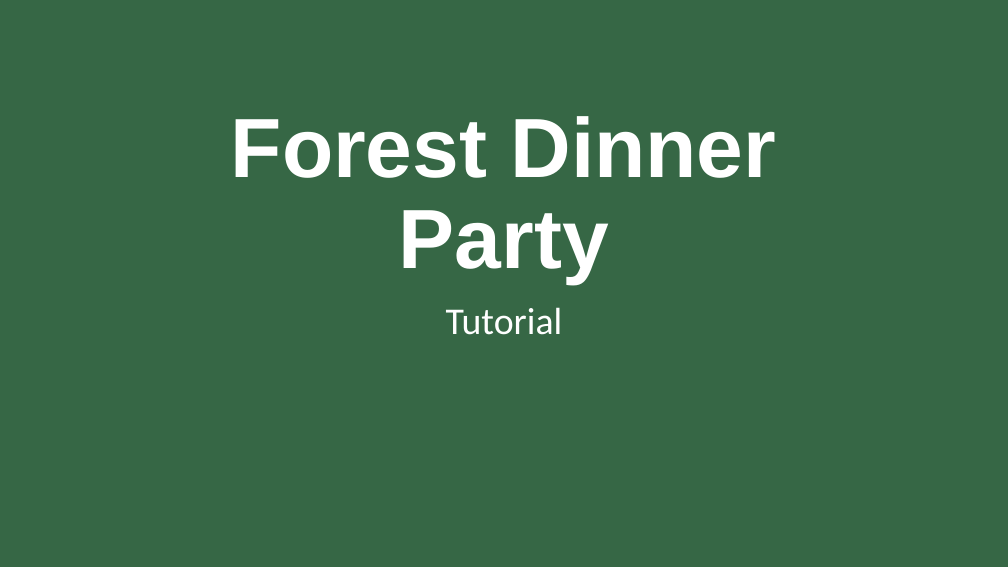
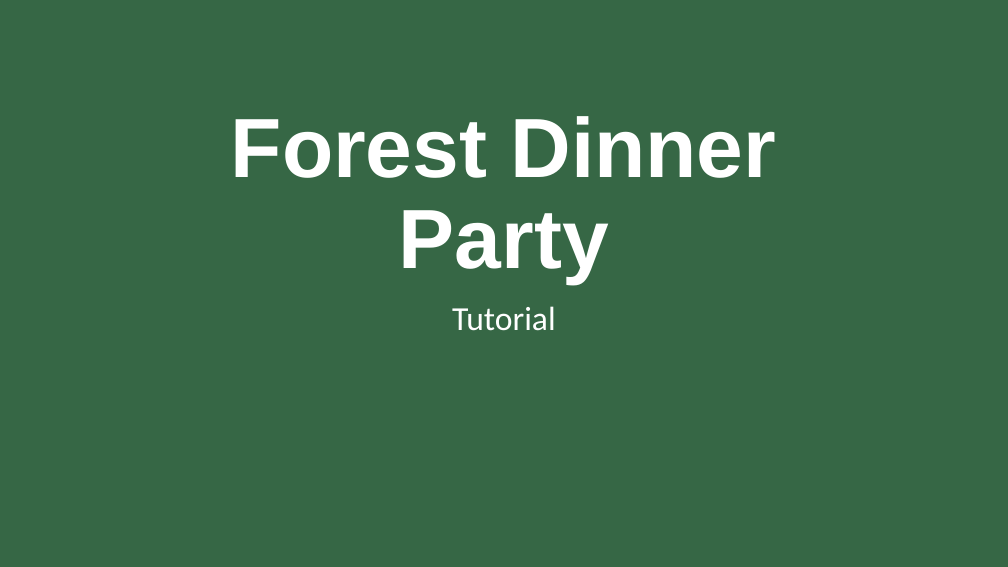
Before and after one commit to PeezJoel/ForestDinnerParty, a slide deck: slide 3 of Tutorial.pptx (slide 1 before the commit). Drawn at 1008x567 pixels with LibreOffice and Linux fonts; fonts in the diff are those of the drawing. Boxes give left, top, right and bottom in pixels: in the first picture for what was removed or moved away, otherwise in the second. Text is boxed around its words. In the diff, an @@ line names an element or a change of style, - is before the commit and + after.

Commit message:
Update tutorial
-some flavour

```diff
--- a/Tutorial.pptx
+++ b/Tutorial.pptx
@@ subtitle "Tutorial" at bbox=[452, 306, 556, 331]: size 36 to 32 pt @@
```
Also in this commit, not shown: 1 other slide changed, 2 slides added.
